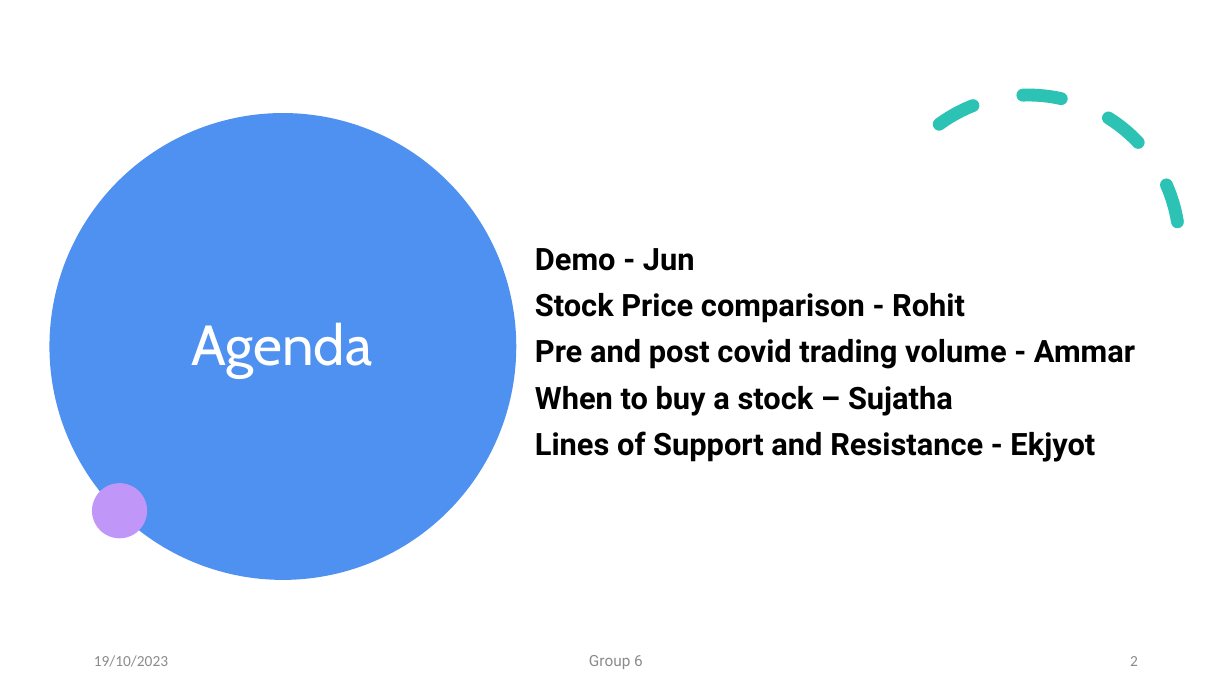
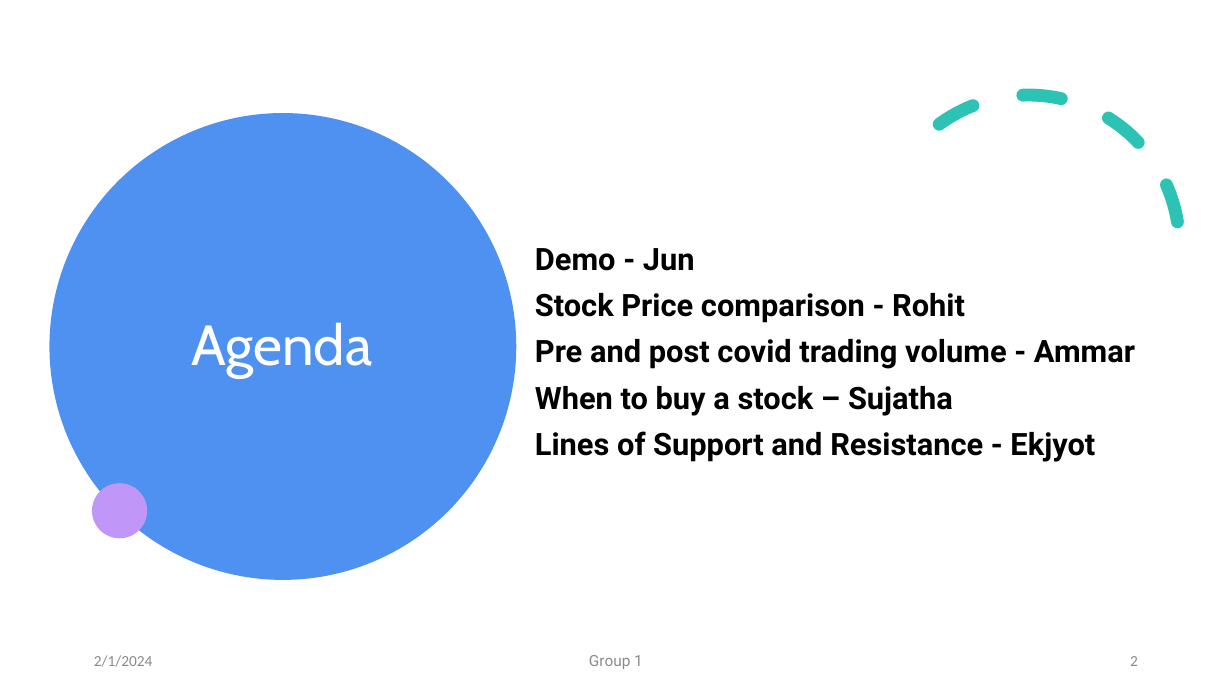
Before and after one commit to bill-leang/stock_price_visualization, a slide deck: slide 2 of slidedecks/Project3_Group1_Combined_SlideDeck.pptx. Drawn at 1232x693 pixels with LibreOffice and Linux fonts; fonts in the diff are those of the drawing. Boxes give left, top, right and bottom in pixels: in the first picture for what was removed or moved away, otherwise in the second. Text is boxed around its words. In the diff, an @@ line names an element or a change of style, - is before the commit and + after.

```diff
--- a/slidedecks/Project3_Group1_Combined_SlideDeck.pptx
+++ b/slidedecks/Project3_Group1_Combined_SlideDeck.pptx
@@ text at [94, 655, 153, 667]: text changed @@
-19/10/2023
+2/1/2024
@@ text at [589, 655, 643, 669]: text changed @@
-Group 6
+Group 1
```
Also in this commit, not shown: 2 other slides changed.
